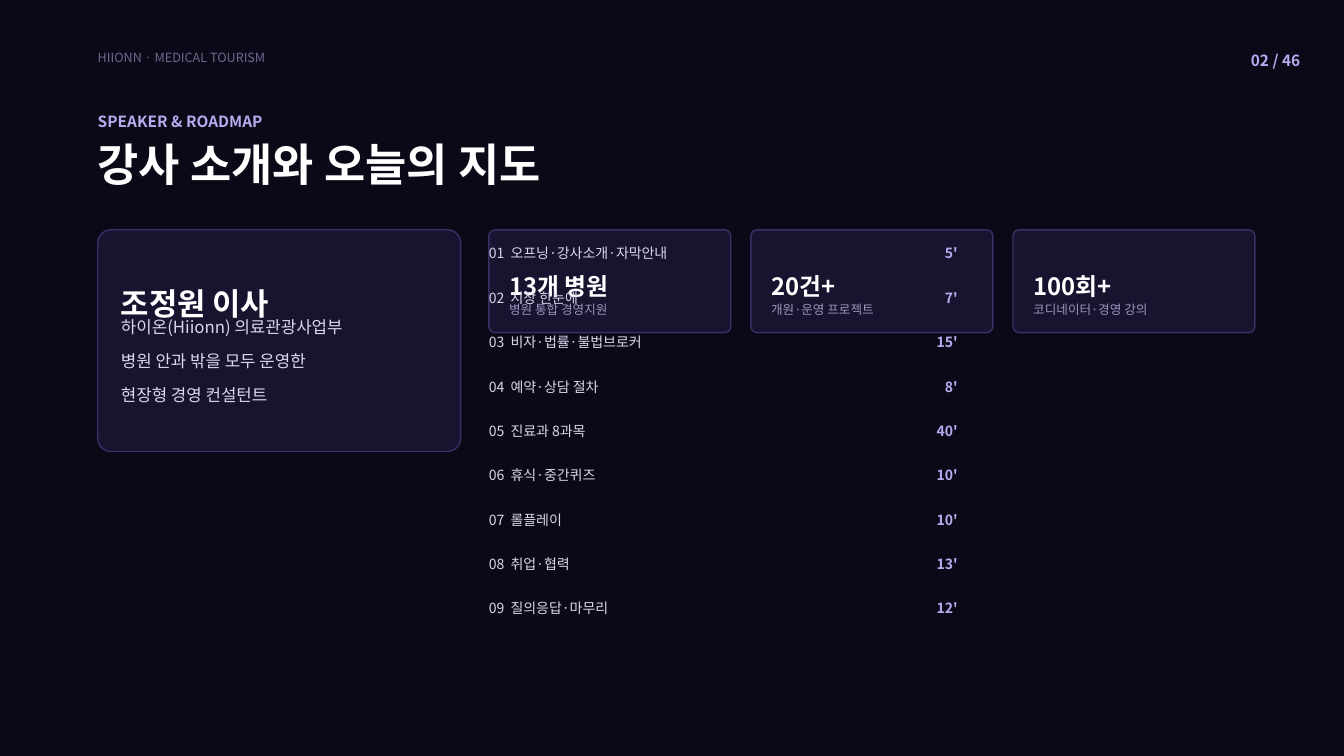
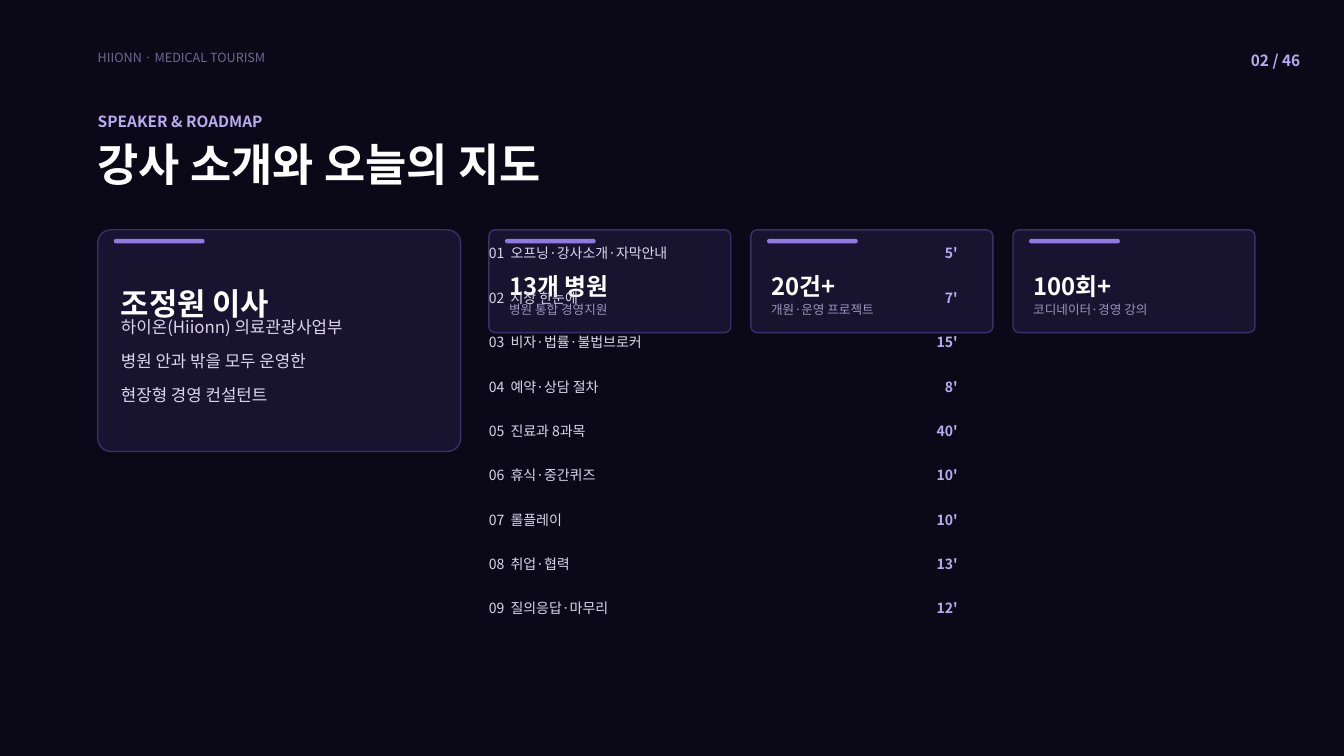
Before and after one commit to logan-jw/hiionn-web2, a slide deck: slide 2 of seminar46/seminar46.pptx. Drawn at 1344x756 pixels with LibreOffice and Linux fonts; fonts in the diff are those of the drawing. Boxes give left, top, right and bottom in pixels: in the first picture for what was removed or moved away, otherwise in the second. Text is boxed around its words. In the diff, an @@ line names an element or a change of style, - is before the commit and + after.

```diff
--- a/seminar46/seminar46.pptx
+++ b/seminar46/seminar46.pptx
@@ rounded rectangle added at (114,239,205,243), fill #8F7AE5 @@
@@ rounded rectangle added at (505,239,596,243), fill #8F7AE5 @@
@@ rounded rectangle added at (767,239,858,243), fill #8F7AE5 @@
@@ rounded rectangle added at (1029,239,1120,243), fill #8F7AE5 @@
```
Also in this commit, not shown: 42 other slides changed, 2 other files.
